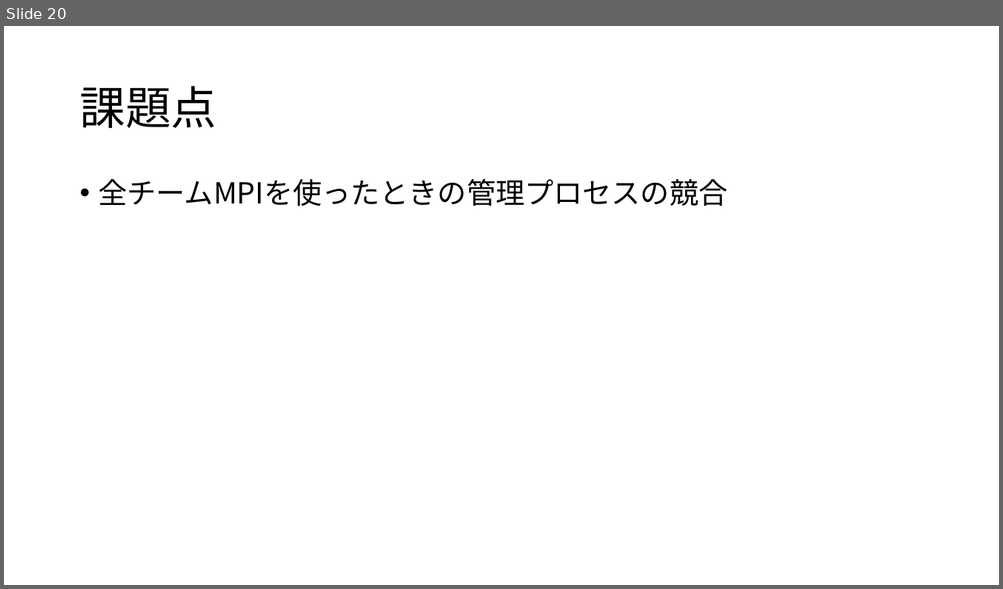
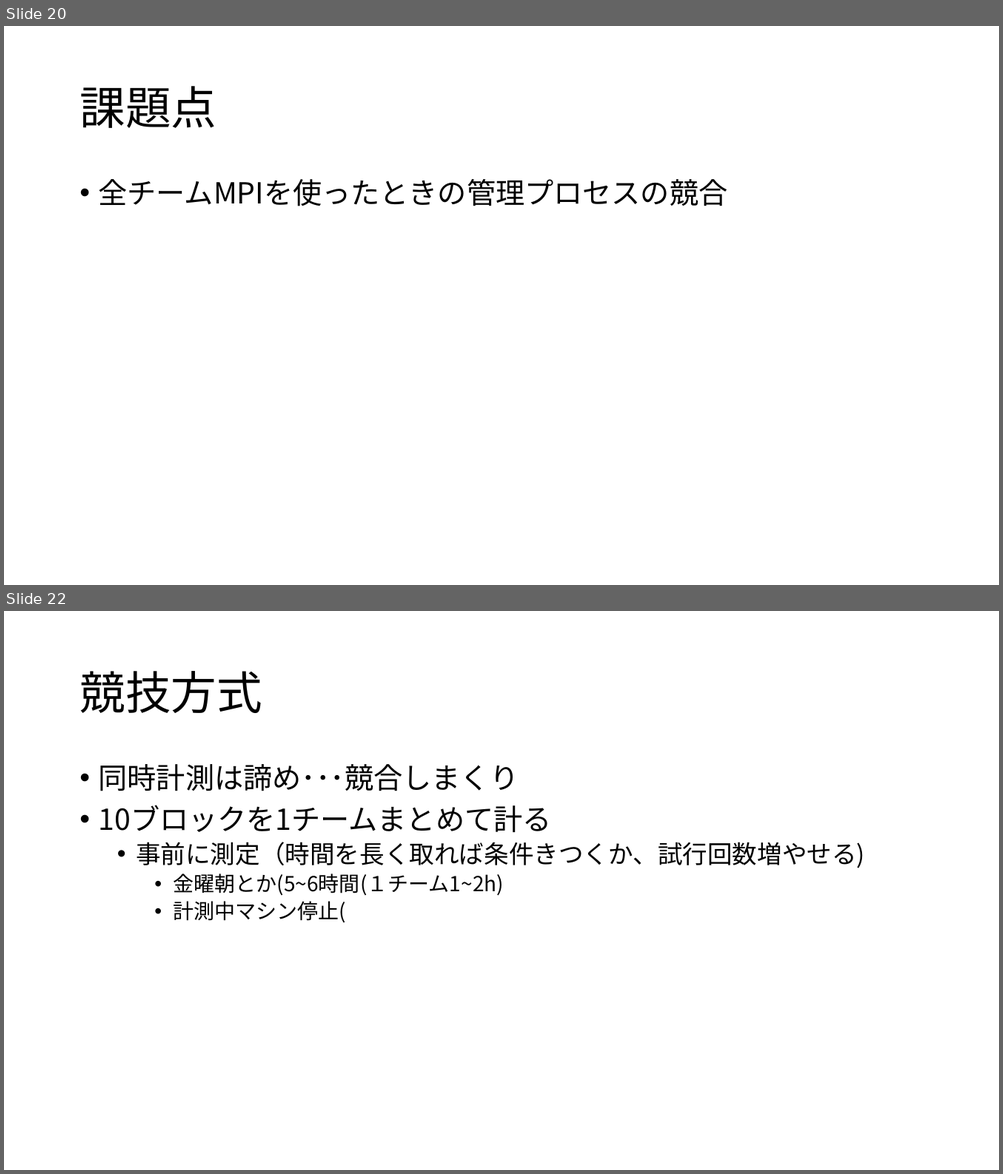
Before and after one commit to shige123/deathmarch2018, a slide deck: DEATH-March2018_MTG.pptx. Shown one above the other, each under a label of ours: slide 20 before the commit, slides 20 and 22 after it; the slides between them are not shown. The pictures are 1003x589 and 1003x1174 pixels, drawn with LibreOffice and Linux fonts; fonts in the diff are those of the drawing. Boxes give left, top, right and bottom in pixels: in the first picture for what was removed or moved away, otherwise in the second. Text is boxed around its words. In the diff, an @@ line names an element or a change of style, - is before the commit and + after.

```diff
--- a/DEATH-March2018_MTG.pptx
+++ b/DEATH-March2018_MTG.pptx
@@ slide 22 added at [4,611,999,1170], background #FFFFFF @@
@@ title added at [79,671,262,713], 44 pt, text #000000 @@
+競技方式
@@ text added at [99,764,865,923], 28 pt, text #000000 @@
+• 同時計測は諦め･･･競合しまくり
+• 10ブロックを1チームまとめて計る
+  • 事前に測定（時間を長く取れば条件きつくか、試行回数増やせる)
+    • 金曜朝とか(5~6時間(１チーム1~2h)
+    • 計測中マシン停止(
```
Also in this commit, not shown: 2 other slides added.
